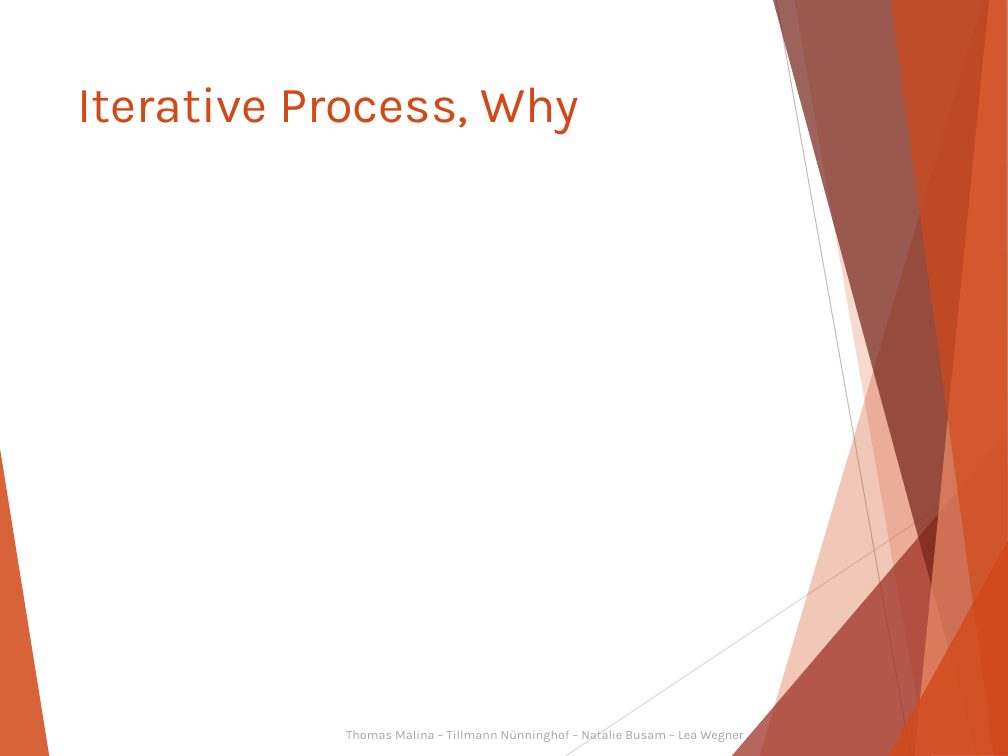
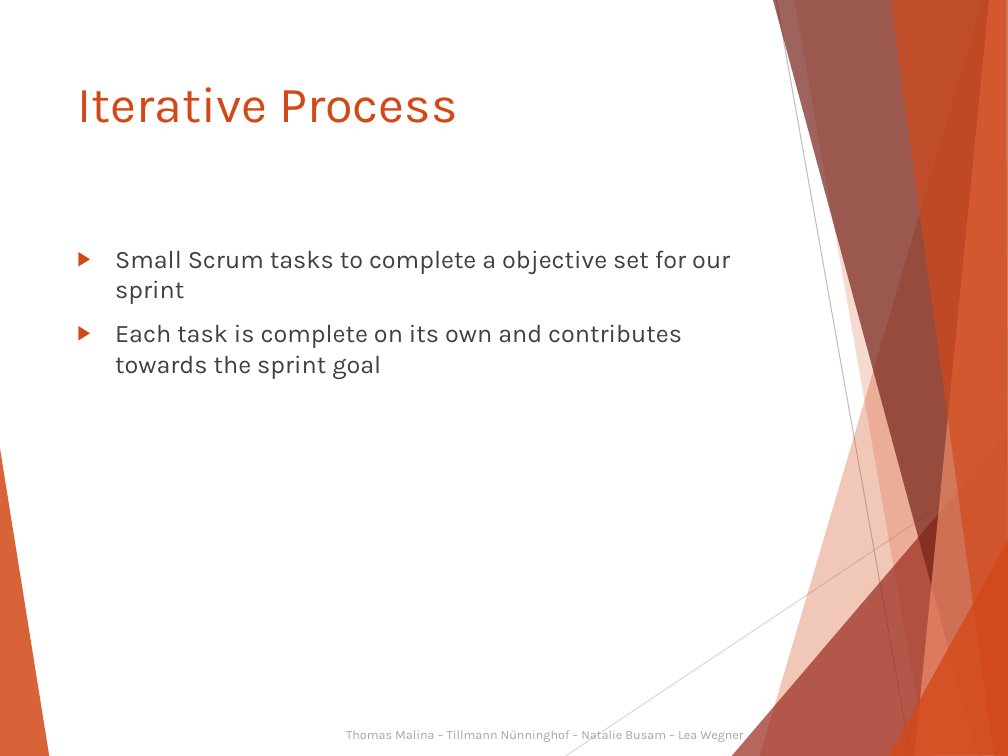
Before and after one commit to Kalkihe/Deminder, a slide deck: slide 11 of Documentation/Exam/Deminder.pptx. Drawn at 1008x756 pixels with LibreOffice and Linux fonts; fonts in the diff are those of the drawing. Boxes give left, top, right and bottom in pixels: in the first picture for what was removed or moved away, otherwise in the second. Text is boxed around its words. In the diff, an @@ line names an element or a change of style, - is before the commit and + after.

```diff
--- a/Documentation/Exam/Deminder.pptx
+++ b/Documentation/Exam/Deminder.pptx
@@ title at (77, 87, 457, 123): text changed @@
-Iterative Process, Why
+Iterative Process
@@ text added at (115, 250, 730, 379), 18 pt, text #404040 @@
+▶ Small Scrum tasks to complete a objective set for our sprint
+▶ Each task is complete on its own and contributes towards the sprint goal
```
Also in this commit, not shown: 9 other slides changed, 1 slide removed.
